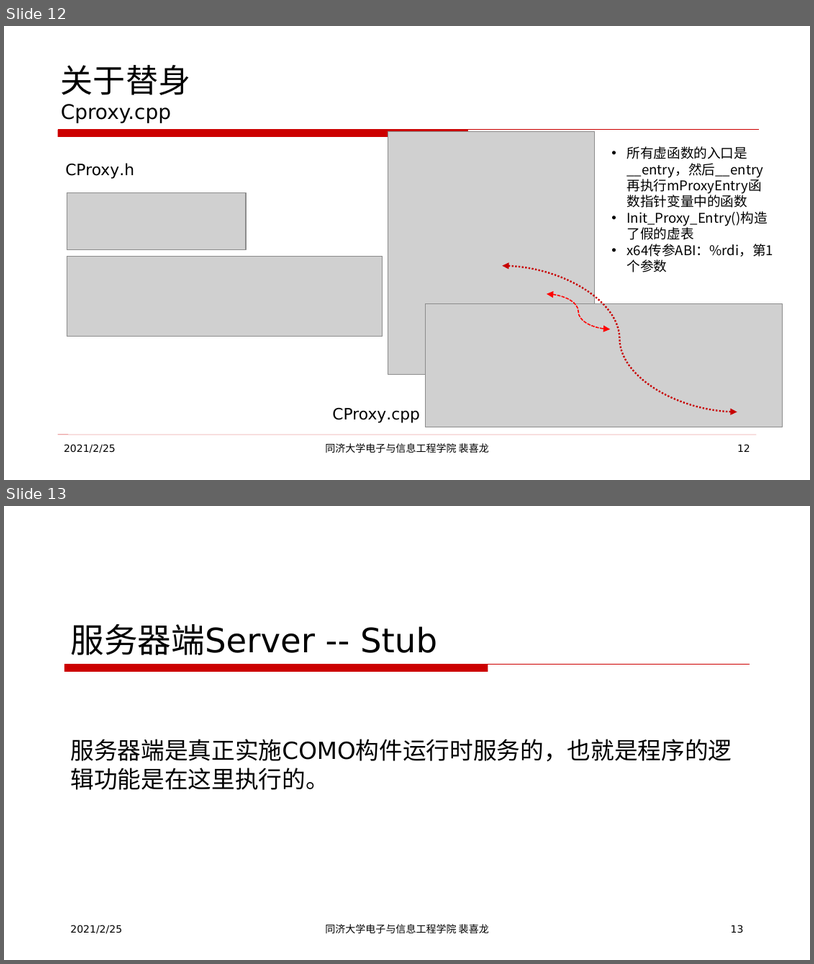
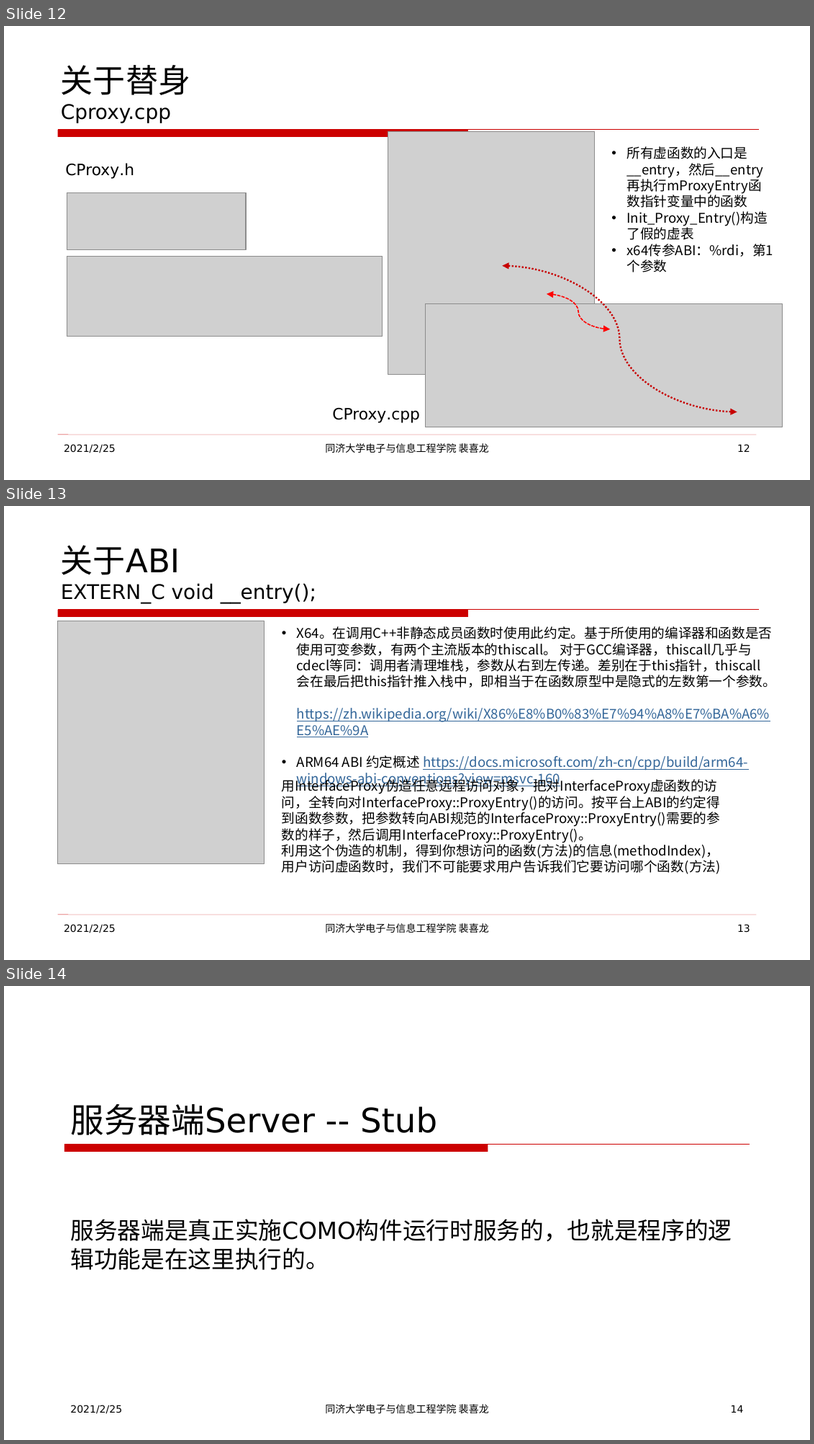
Before and after one commit to XilongPei/como-grammar-manual, a slide deck: COMO远程过程调用RPC/COMO远程过程调用RPC原理.pptx. Shown one above the other, each under a label of ours: slides 12 and 13 before the commit, slides 12, 13 and 14 after it. The pictures are 814x964 and 814x1444 pixels, drawn with LibreOffice and Linux fonts; fonts in the diff are those of the drawing; grey boxes stand for pictures. Boxes give left, top, right and bottom in pixels: in the first picture for what was removed or moved away, otherwise in the second. Text is boxed around its words. In the diff, an @@ line names an element or a change of style, - is before the commit and + after.

```diff
--- a/COMO远程过程调用RPC/COMO远程过程调用RPC原理.pptx
+++ b/COMO远程过程调用RPC/COMO远程过程调用RPC原理.pptx
@@ slide 13 added at (4, 506, 810, 960), background #FFFFFF; not listed: 2 template elements that a slide beside it also shows @@
@@ title added at (61, 545, 316, 604), 18 pt, text #000000 @@
+关于ABI
+EXTERN_C void __entry();
@@ picture added at (57, 621, 265, 864) @@
@@ text added at (297, 626, 777, 770), 12 pt, text #000000 @@
+• X64。在调用C++非静态成员函数时使用此约定。基于所使用的编译器和函数是否使用可变参数，有两个主流版本的thiscall。 对于GCC编译器，thiscall几乎与cdecl等同：调用者清理堆栈，参数从右到左传递。差别在于this指针，thiscall会在最后把this指针推入栈中，即相当于在函数原型中是隐式的左数第一个参数。 https://zh.wikipedia.org/wiki/X86%E8%B0%83%E7%94%A8%E7%BA%A6%E5%AE%9A
+• ARM64 ABI 约定概述 https://docs.microsoft.com/zh-cn/cpp/build/arm64-windows-abi-conventions?view=msvc-160
@@ text added at (282, 777, 721, 874), 12 pt, text #000000 @@
+用InterfaceProxy伪造任意远程访问对象，把对InterfaceProxy虚函数的访问，全转向对InterfaceProxy::ProxyEntry()的访问。按平台上ABI的约定得到函数参数，把参数转向ABI规范的InterfaceProxy::ProxyEntry()需要的参数的样子，然后调用InterfaceProxy::ProxyEntry()。
+利用这个伪造的机制，得到你想访问的函数(方法)的信息(methodIndex)，用户访问虚函数时，我们不可能要求用户告诉我们它要访问哪个函数(方法)
@@ text added at (64, 924, 116, 933), 9 pt, text #000000 @@
+2021/2/25
@@ text added at (325, 923, 489, 932), 9 pt, text #000000 @@
+同济大学电子与信息工程学院 裴喜龙
@@ page number added at (738, 924, 751, 932), 9 pt, text #000000 @@
+13
@@ what was slide 13 is now slide 14 @@
@@ page number at (731, 1404, 744, 1412): text changed @@
-13
+14
```
Also in this commit, not shown: 1 other file.
